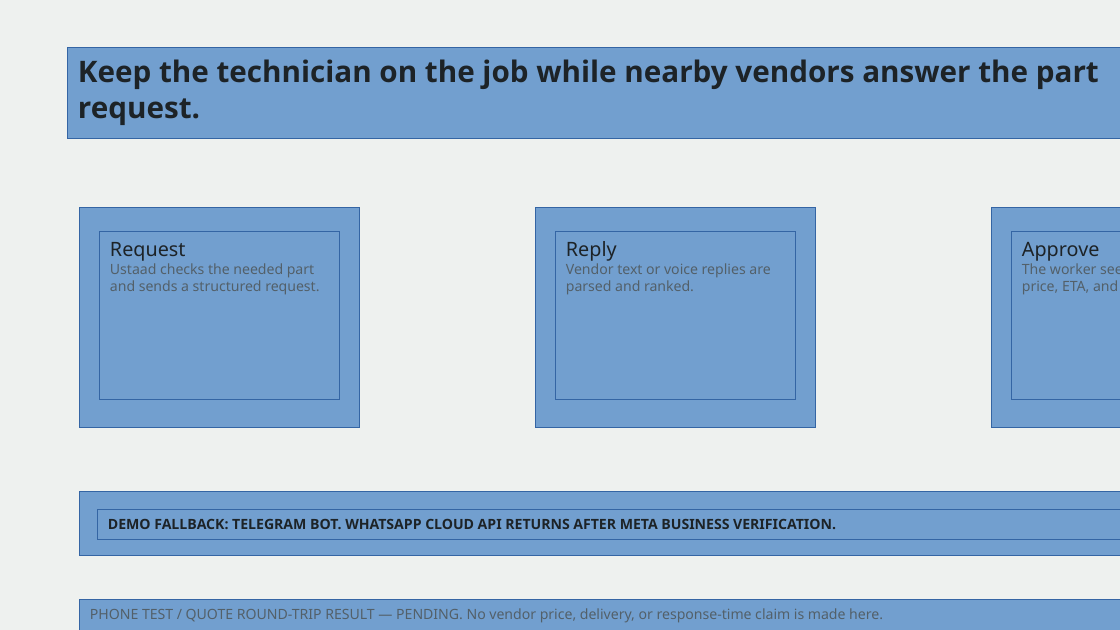
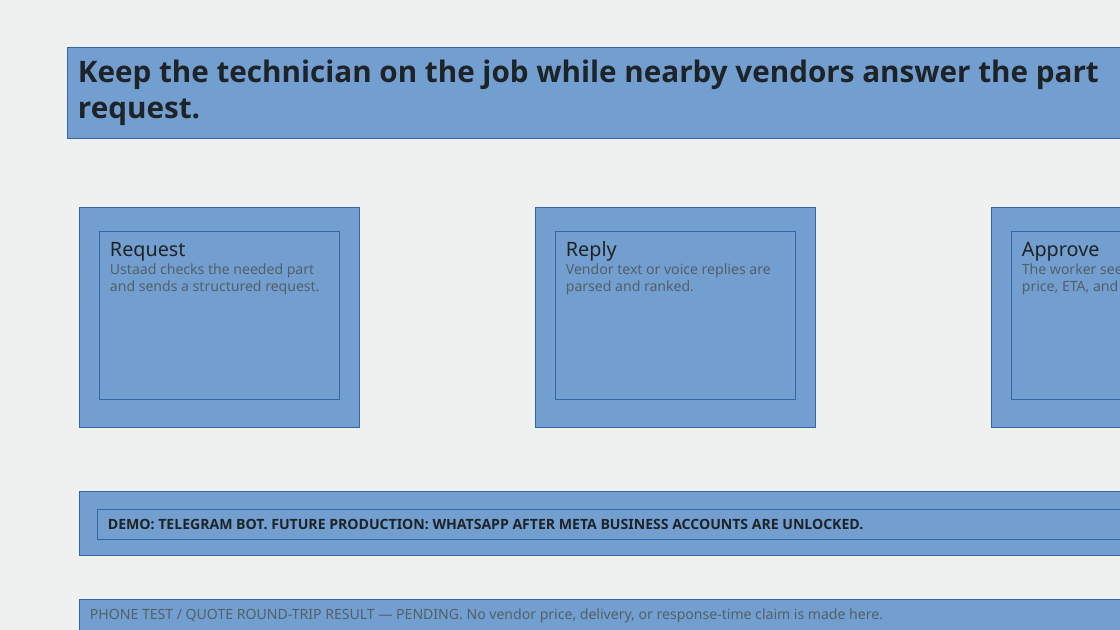
Before and after one commit to KaustubhUp025/ustaad, a slide deck: slide 7 of docs/ustaad-deck-skeleton.odp. Drawn at 1120x630 pixels with LibreOffice and Linux fonts; fonts in the diff are those of the drawing. Boxes give left, top, right and bottom in pixels: in the first picture for what was removed or moved away, otherwise in the second. Text is boxed around its words. In the diff, an @@ line names an element or a change of style, - is before the commit and + after.

Commit message:
T32: add measured demo evidence to deck

```diff
--- a/docs/ustaad-deck-skeleton.odp
+++ b/docs/ustaad-deck-skeleton.odp
@@ text in rectangle at <box>108,519,863,529</box>: text changed @@
-DEMO FALLBACK: TELEGRAM BOT. WHATSAPP CLOUD API RETURNS AFTER META BUSINESS VERIFICATION.
+DEMO: TELEGRAM BOT. FUTURE PRODUCTION: WHATSAPP AFTER META BUSINESS ACCOUNTS ARE UNLOCKED.
```
Also in this commit, not shown: 4 other slides changed, 4 other files.
